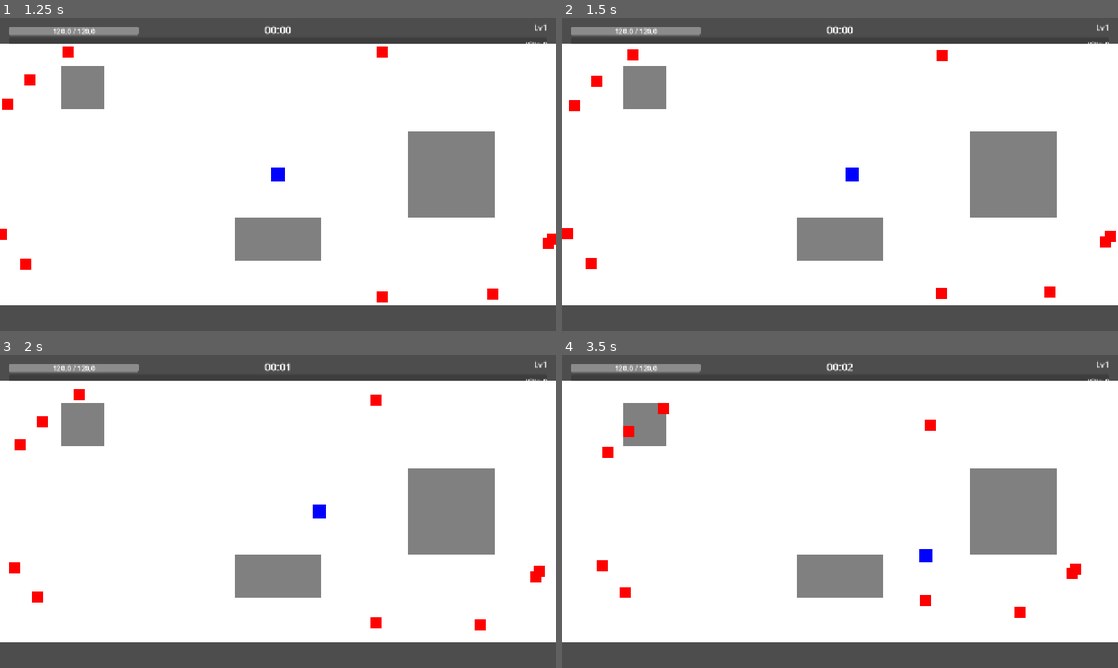
Above: before the commit, frames 1-4 (two rows, left to right).
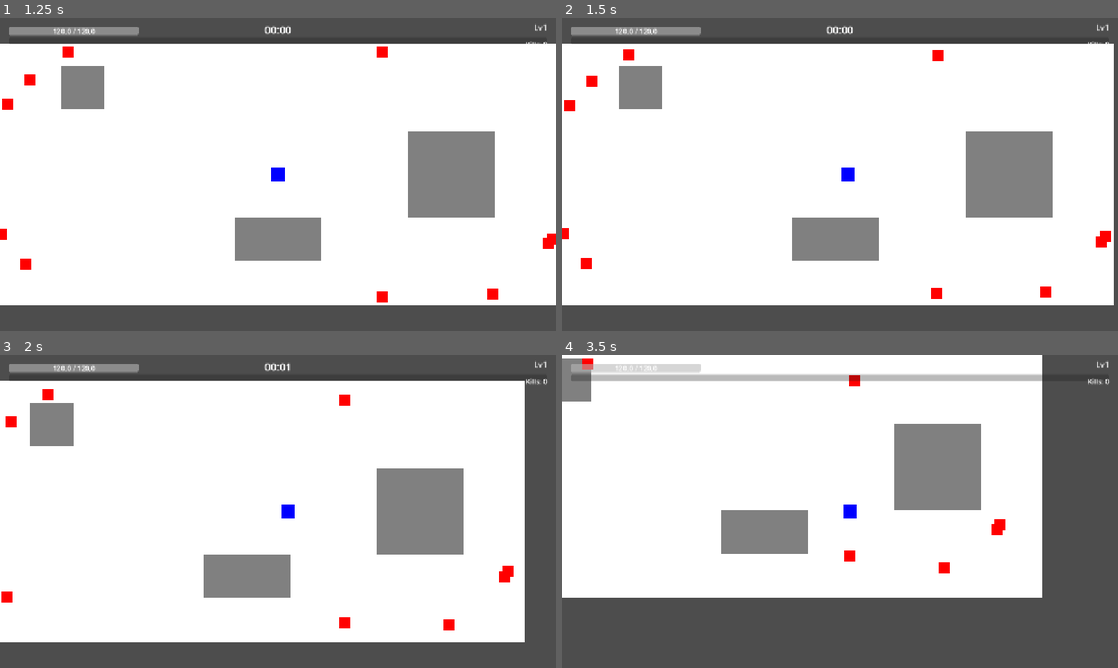
Above: after the commit, the same moments.

Repository: AbsurdEnterprises/ice-survivors-g
Game: Godot game, scene res://scenes/main_menu.tscn
Same seed, same stepped clock (60 frames per second), same inputs: the game is played once before the commit and once after it.
Inputs:
- Up to frame 1 (1.25 s): click "PLAY" at 0.5 s
- Up to frame 2 (1.5 s): hold D (move_right) from 1.28 s (still down)
- Up to frame 3 (2 s): keep holding D (move_right)
- Up to frame 4 (3.5 s): release D (move_right) at 2.03 s; hold S (move_down) 2.03-2.78 s; hold D (move_right) from 2.78 s (still down)

Frame 1 is identical in both runs. In frame 2, 2.0% of the frame differs, in the area x 0-100%, y 8-92%; in frame 3, 12%; in frame 4, 44%, in the area x 0-100%, y 0-92%.
Error before the commit: Parse Error: Identifier "delta" not declared in the current scope. (res://scripts/camera.gd:15)

Commit message:
Fix syntax error: _delta parameter was being used in camera.gd

Diff:
--- a/scripts/camera.gd
+++ b/scripts/camera.gd
@@ -9,7 +9,7 @@
 func apply_shake(amt: float) -> void:
     shake_intensity = max(shake_intensity, amt)
 
-func _process(_delta: float) -> void:
+func _process(delta: float) -> void:
     if shake_intensity > 0:
         offset = Vector2(randf_range(-shake_intensity, shake_intensity), randf_range(-shake_intensity, shake_intensity))
         shake_intensity = lerp(shake_intensity, 0.0, 10.0 * delta)
Not shown, changed: .DS_Store
